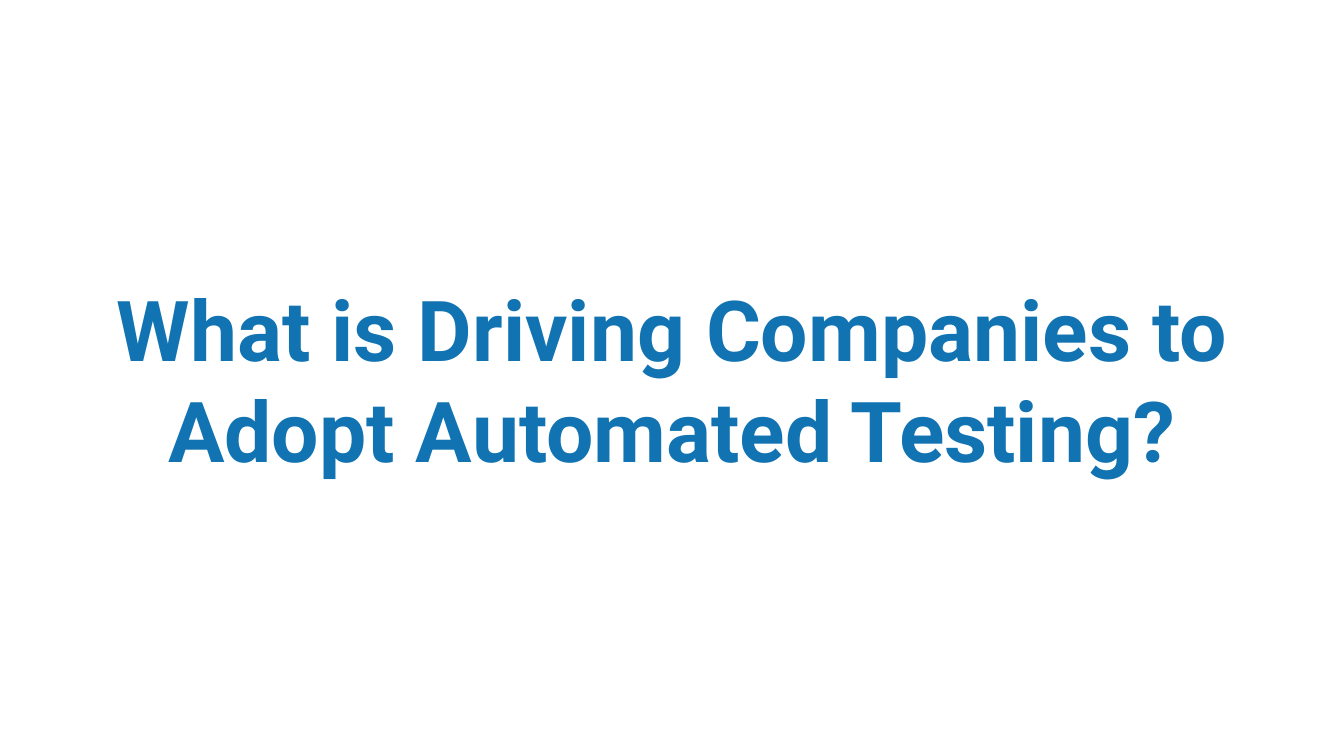
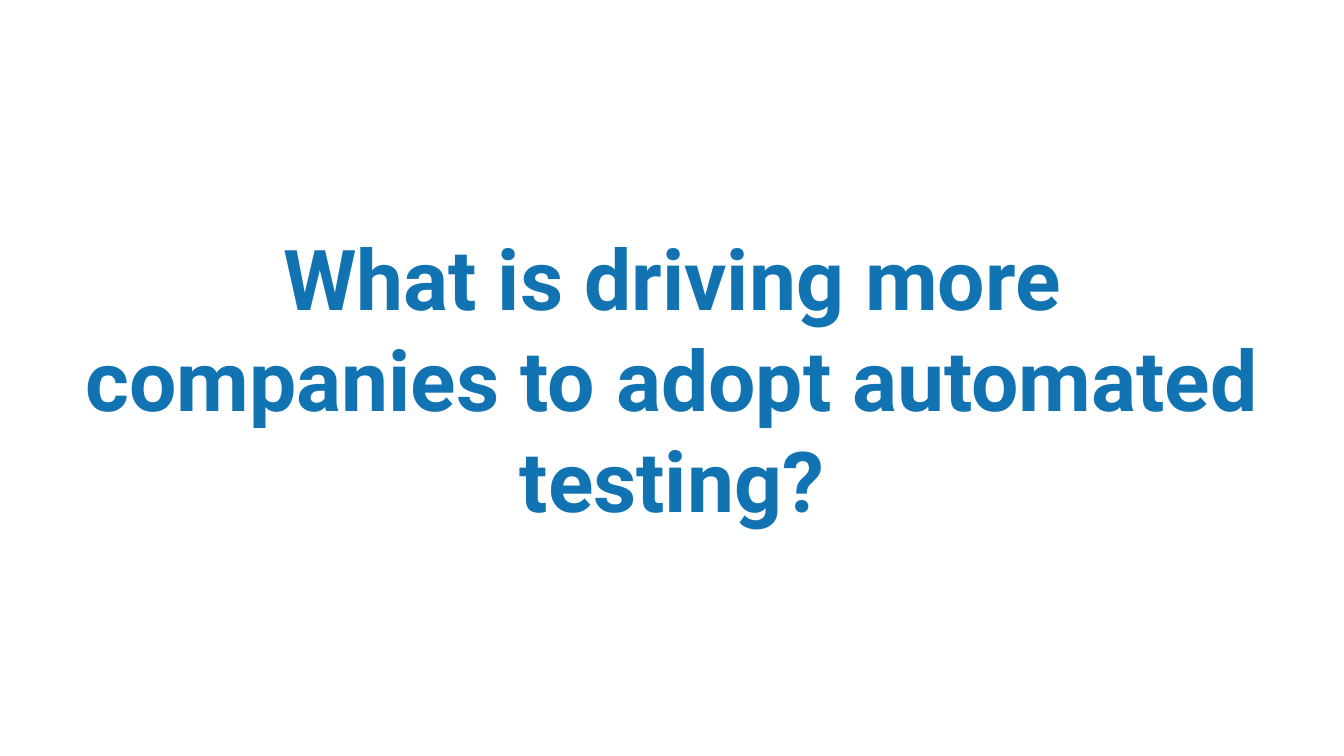
Before and after one commit to MatthewYKnowles/dev-nexus-2020, a slide deck: slide 6 of Who Watches the Watchmen Dev Nexus 2020.pptx. Drawn at 1344x756 pixels with LibreOffice and Linux fonts; fonts in the diff are those of the drawing; background and template pictures are left out. Boxes give left, top, right and bottom in pixels: in the first picture for what was removed or moved away, otherwise in the second. Text is boxed around its words. In the diff, an @@ line names an element or a change of style, - is before the commit and + after.

```diff
--- a/Who Watches the Watchmen Dev Nexus 2020.pptx
+++ b/Who Watches the Watchmen Dev Nexus 2020.pptx
@@ title at [86, 247, 1257, 530]: text changed @@
-What is Driving Companies to Adopt Automated Testing?
+What is driving more companies to adopt automated testing?
```
Also in this commit, not shown: 7 other slides changed, 1 slide added, 1 slide removed, 1 other file.
